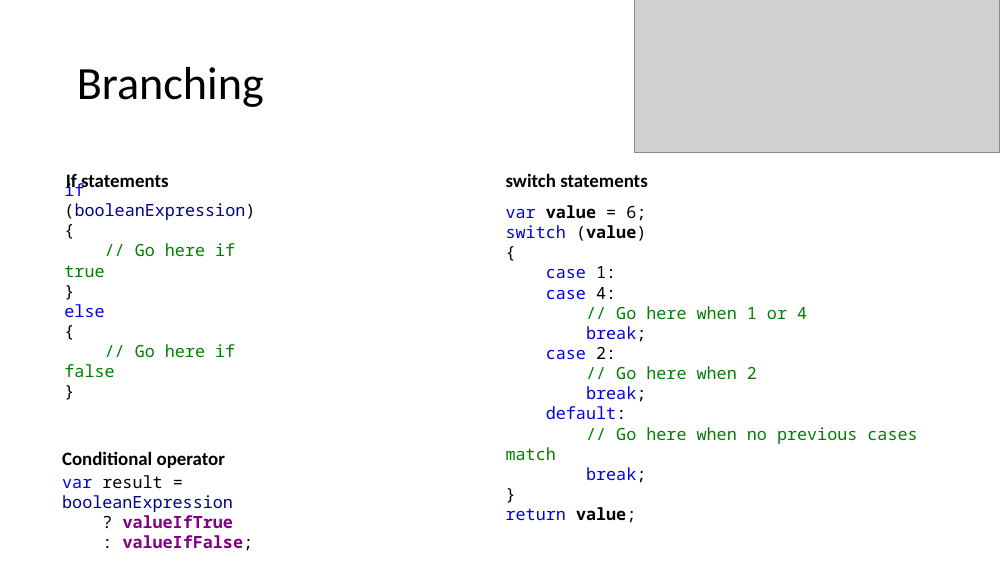
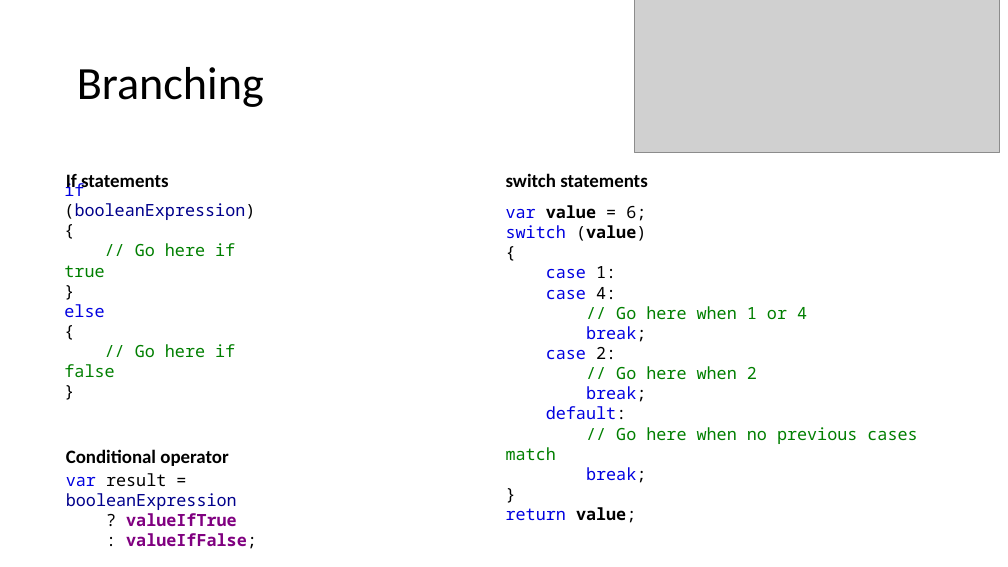
Before and after one commit to ianrkent/learncsharp, a slide deck: slide 16 of lessons/fundamentals/presentations/Learning CSharp.pptx (slide 17 before the commit). Drawn at 1008x567 pixels with LibreOffice and Linux fonts; fonts in the diff are those of the drawing; grey boxes stand for pictures. Boxes give left, top, right and bottom in pixels: in the first picture for what was removed or moved away, otherwise in the second. Text is boxed around its words. In the diff, an @@ line names an element or a change of style, - is before the commit and + after.

```diff
--- a/lessons/fundamentals/presentations/Learning CSharp.pptx
+++ b/lessons/fundamentals/presentations/Learning CSharp.pptx
@@ text "Conditional operator" moved from (x1=62, y1=451, x2=225, y2=468) to (x1=66, y1=449, x2=228, y2=466) @@
@@ text "var result = booleanExpression ? ..." moved from (x1=62, y1=475, x2=254, y2=551) to (x1=66, y1=473, x2=257, y2=549) @@
```
Also in this commit, not shown: 3 other slides changed, 1 slide removed, 9 other files.
